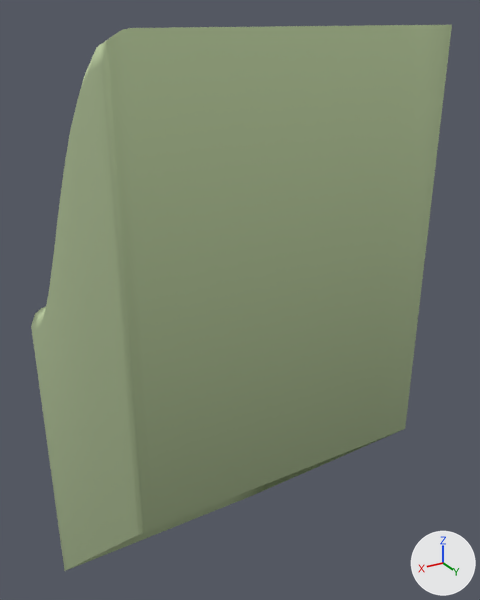
The glTF model ground/ground-ramp-r-02.glb, before and after one commit.
Before and after are seen from a 50 mm lens placed at (1.0, 1.88, 1.03), pointed at (-0.14, -0.02, 0.07). Arrows for +X, +Y and +Z are at lower right; the lights stay in place. The older version comes first.

The first picture shows 'ground-ramp-r-02'.
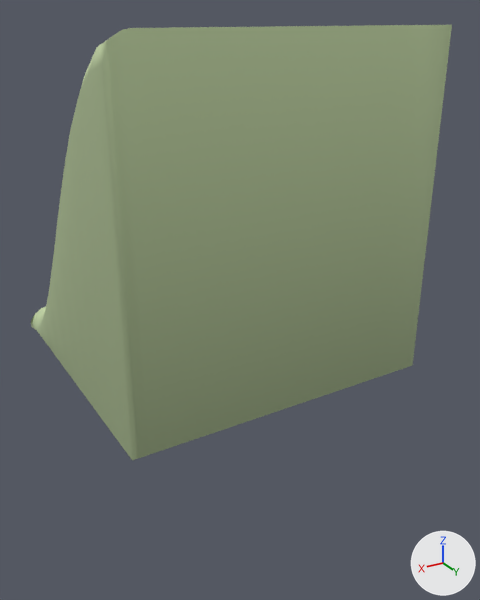
Location of each change, (x1, y1, x2, y2) in pixels of the pictures (480 x 600 px):
'ground-ramp-r-02', reshaped (20% shorter)
    before: (31, 25, 452, 571)
    after: (31, 25, 452, 460)

What changed in the scene script:
```text
Change me_ground_ramp_r_02:
    used by ob_ground_ramp_r_02; location = (0.0, 0.0, 0.0)
    remove me_ground_ramp_r_02.from_pydata(...)  # 174 vertices, 304 faces; spans x -0.5..0.5, y -0.5..0.5, z -1.3..1.0
    add me_ground_ramp_r_02.from_pydata(...)  # 174 vertices, 304 faces; spans x -0.5..0.5, y -0.5..0.5, z -0.07..1.0
    me_ground_ramp_r_02 part 1: all 42 vertices in x -0.5..0.5, y -0.5..0.5, z -1.3..-0.3 are scaled about their middle by (1, 1, 0), then moved by (0.0, 0.0, 0.75)
```
